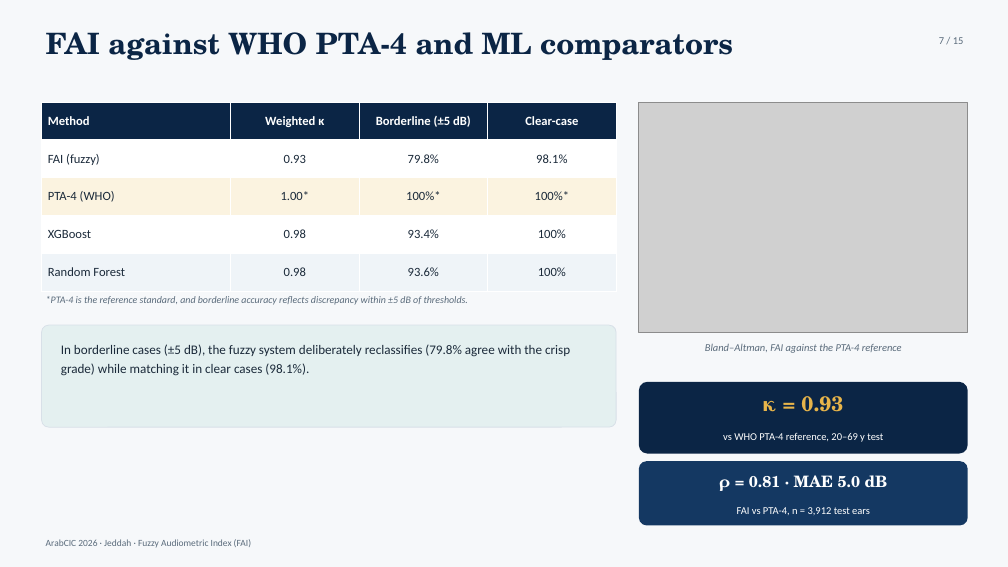
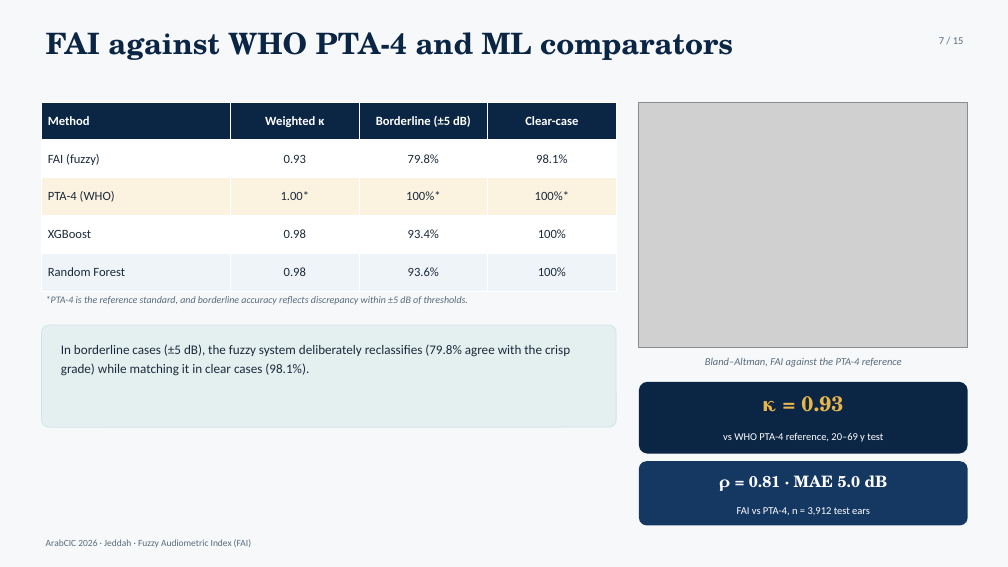
Before and after one commit to ameye/fuzzy-audiogram, a slide deck: slide 7 of arabcic2026/arabcic2026_fuzzy_audiogram.pptx. Drawn at 1008x567 pixels with LibreOffice and Linux fonts; fonts in the diff are those of the drawing; grey boxes stand for pictures. Boxes give left, top, right and bottom in pixels: in the first picture for what was removed or moved away, otherwise in the second. Text is boxed around its words. In the diff, an @@ line names an element or a change of style, - is before the commit and + after.

```diff
--- a/arabcic2026/arabcic2026_fuzzy_audiogram.pptx
+++ b/arabcic2026/arabcic2026_fuzzy_audiogram.pptx
@@ picture: place and size @@
-picture at (639,102,968,333)
+picture at (639,102,968,347)
@@ text "Bland–Altman, FAI against the PTA-4 ...": place and size @@
-text "Bland–Altman, FAI against the PTA-4 ..." at (705,343,902,353)
+text "Bland–Altman, FAI against the PTA-4 ..." at (705,357,902,367)
```
Also in this commit, not shown: 7 other slides changed, 6 other files.
